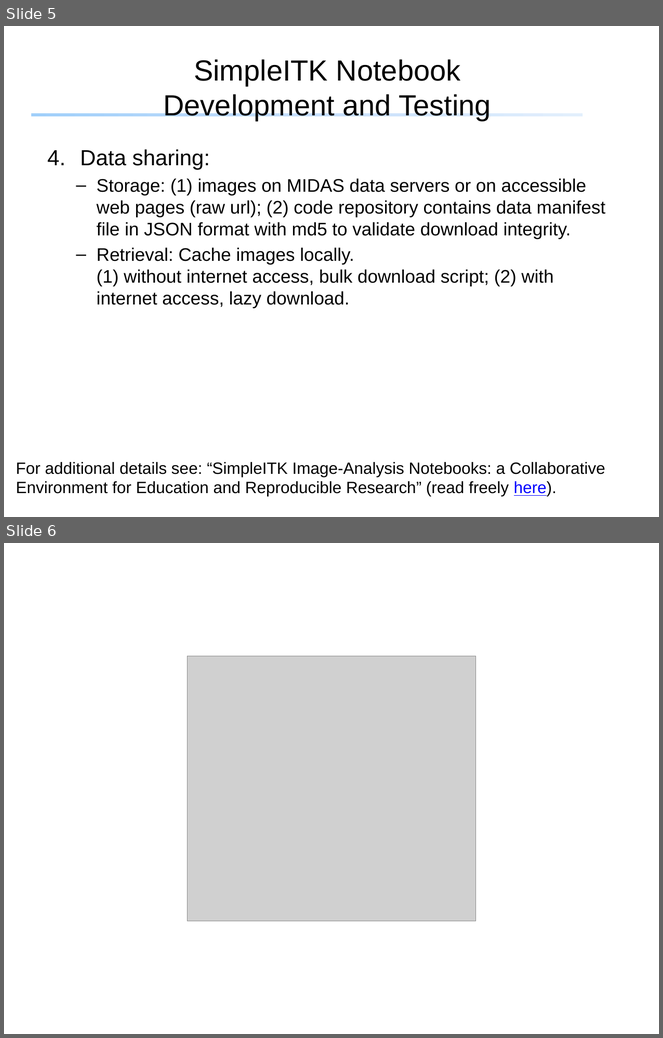
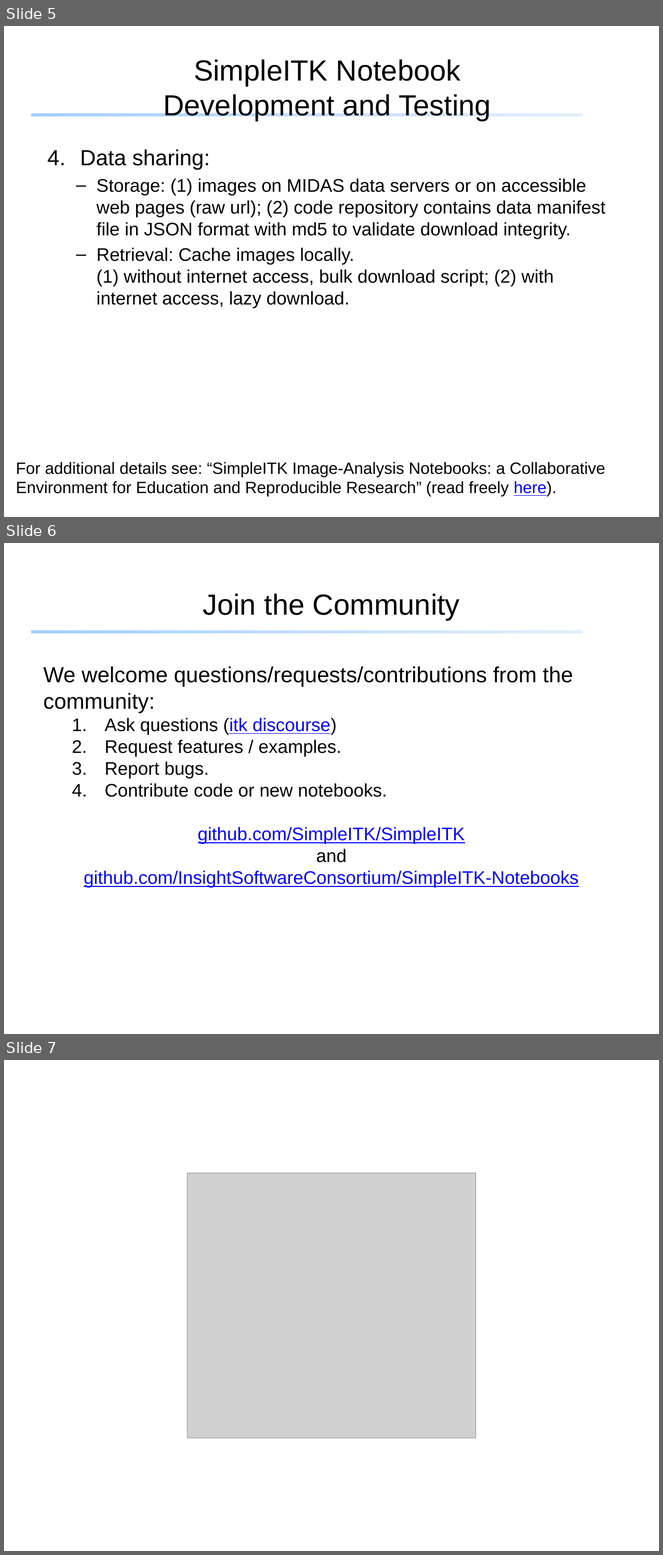
Before and after one commit to SimpleITK/SPIE2018_COURSE, a slide deck: docs/simpleitkNotebookDevelopmentTesting.pptx. Shown one above the other, each under a label of ours: slides 5 and 6 before the commit, slides 5, 6 and 7 after it. The pictures are 663x1038 and 663x1555 pixels, drawn with LibreOffice and Linux fonts; fonts in the diff are those of the drawing; grey boxes stand for pictures; background and template pictures are left out. Boxes give left, top, right and bottom in pixels: in the first picture for what was removed or moved away, otherwise in the second. Text is boxed around its words. In the diff, an @@ line names an element or a change of style, - is before the commit and + after.

```diff
--- a/docs/simpleitkNotebookDevelopmentTesting.pptx
+++ b/docs/simpleitkNotebookDevelopmentTesting.pptx
@@ slide 6 added at bbox=[4, 543, 659, 1034], background picture (left out); not listed: 1 template element that a slide beside it also shows @@
@@ title added at bbox=[203, 593, 460, 620], 32 pt, text #000000 @@
+Join the Community
@@ text added at bbox=[44, 666, 579, 888], 20 pt, text #000000 @@
+We welcome questions/requests/contributions from the community:
+  1. Ask questions (itk discourse)
+  2. Request features / examples.
+  3. Report bugs.
+  4. Contribute code or new notebooks.
+github.com/SimpleITK/SimpleITK
+and
+github.com/InsightSoftwareConsortium/SimpleITK-Notebooks
@@ what was slide 6 is now slide 7 @@
```
Also in this commit, not shown: 1 slide changed, 3 other files.
